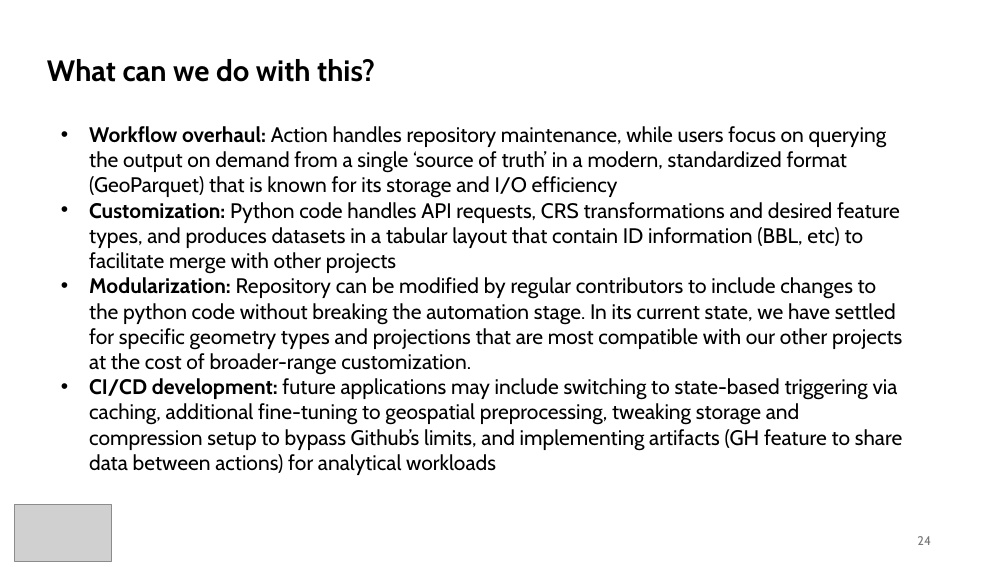
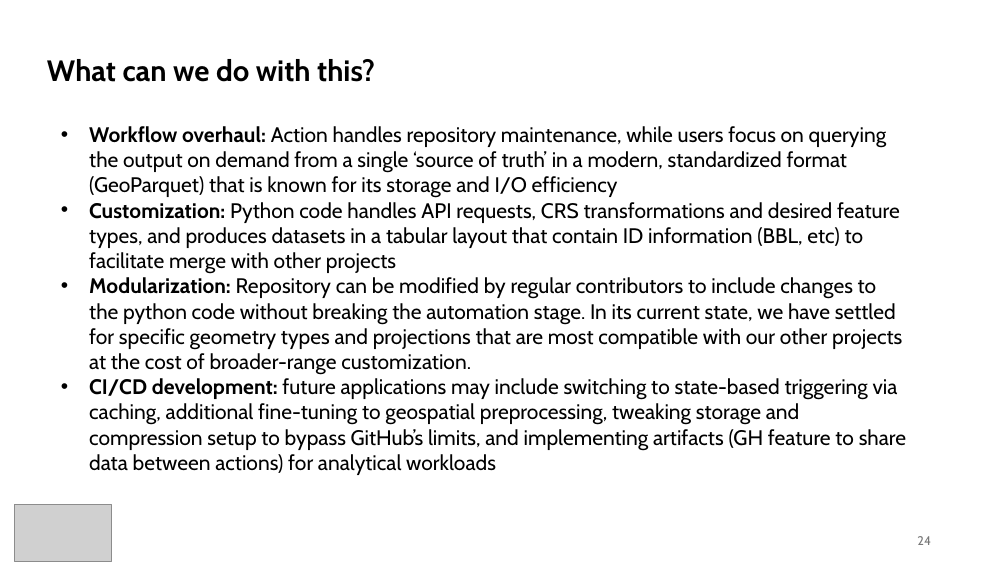
Before and after one commit to nycdepartmentoffinance/github_actions_demo, a slide deck: slide 24 of github_actions_anex.pptx. Drawn at 1008x567 pixels with LibreOffice and Linux fonts; fonts in the diff are those of the drawing; grey boxes stand for pictures. Boxes give left, top, right and bottom in pixels: in the first picture for what was removed or moved away, otherwise in the second. Text is boxed around its words. In the diff, an @@ line names an element or a change of style, - is before the commit and + after.

```diff
--- a/github_actions_anex.pptx
+++ b/github_actions_anex.pptx
@@ text at [89, 378, 906, 475]: text changed @@
-• CI/CD development: future applications may include switching to state-based triggering via caching, additional fine-tuning to geospatial preprocessing, tweaking storage and compression setup to bypass Github’s limits, and implementing artifacts (GH feature to share data between actions) for analytical workloads
+• CI/CD development: future applications may include switching to state-based triggering via caching, additional fine-tuning to geospatial preprocessing, tweaking storage and compression setup to bypass GitHub’s limits, and implementing artifacts (GH feature to share data between actions) for analytical workloads
```
Also in this commit, not shown: 1 other slide changed, 1 other file.
